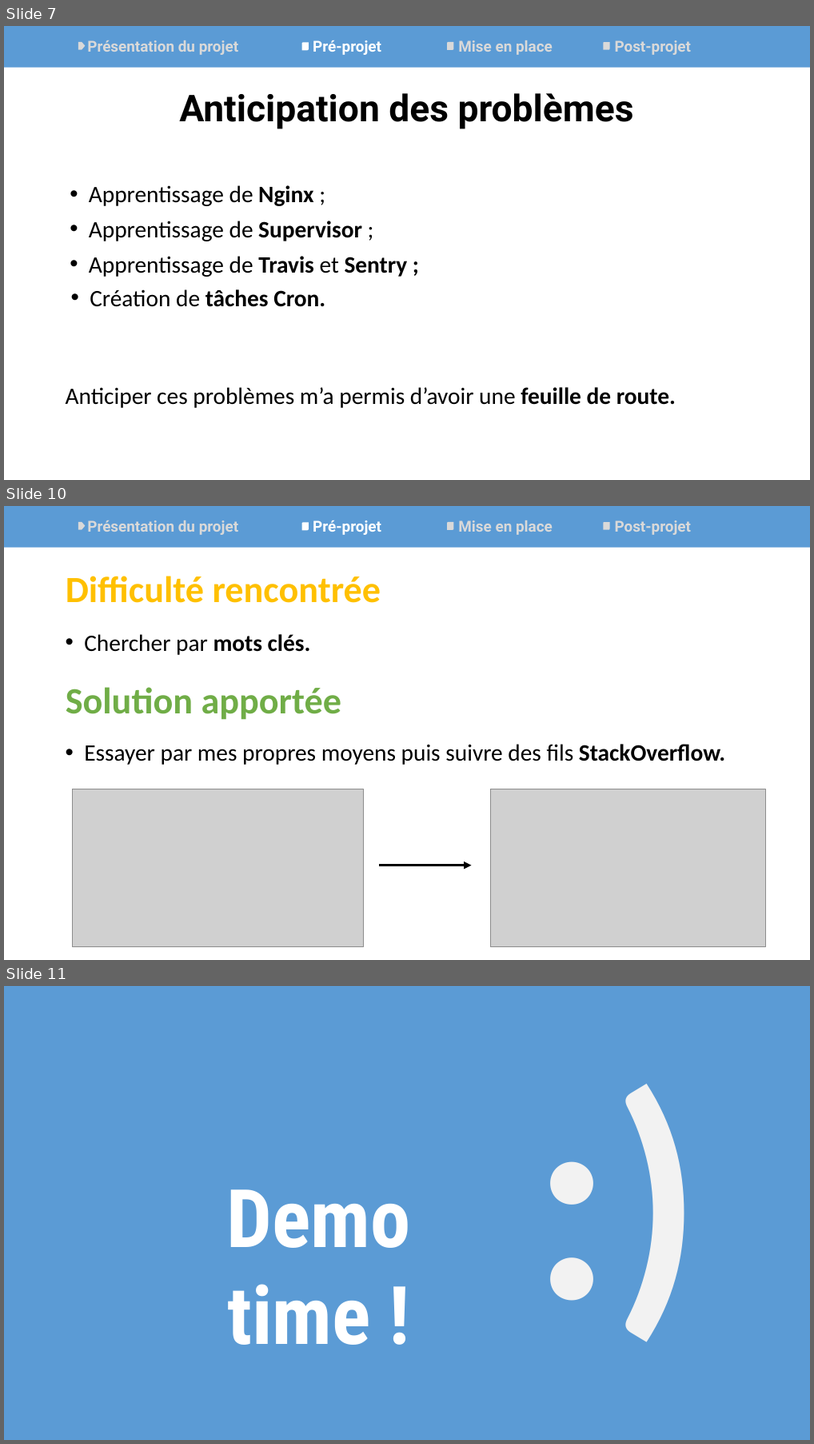
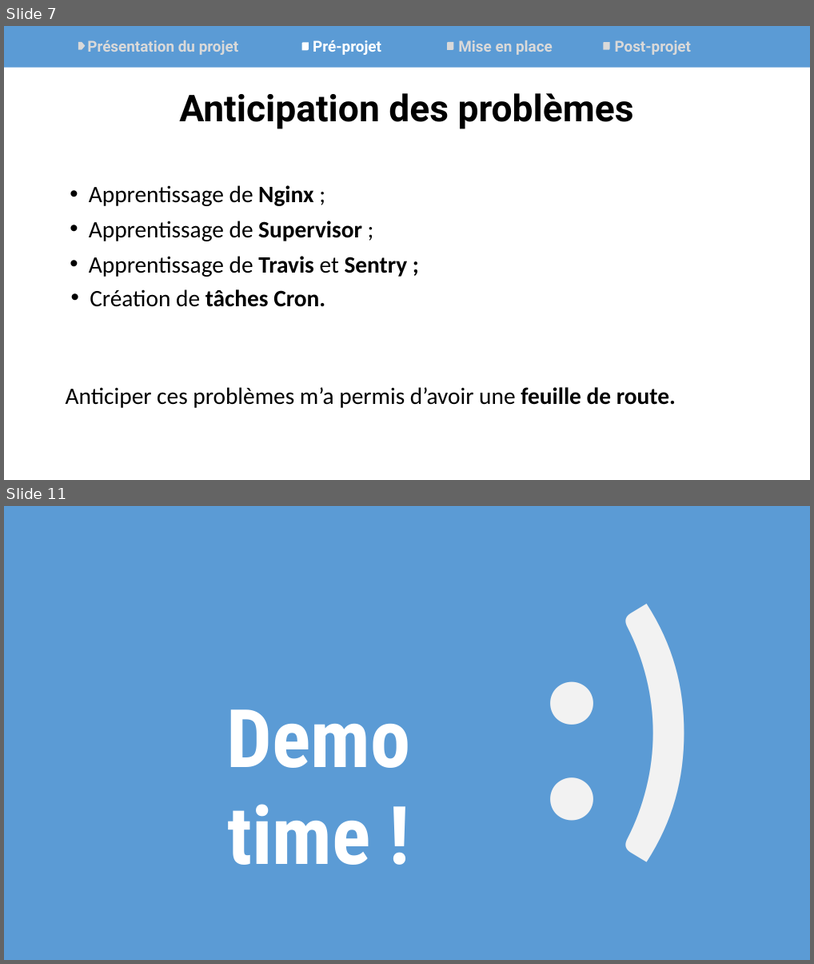
Before and after one commit to Synkied/OC_Projet-10, a slide deck: livrables/Projet10_Purbeurre_Nutellove.pptx. Shown one above the other, each under a label of ours: slides 7, 10 and 11 before the commit, slides 7 and 11 after it; the slides between them are not shown. The pictures are 814x1444 and 814x964 pixels, drawn with LibreOffice and Linux fonts; fonts in the diff are those of the drawing; grey boxes stand for pictures. Boxes give left, top, right and bottom in pixels: in the first picture for what was removed or moved away, otherwise in the second. Text is boxed around its words. In the diff, an @@ line names an element or a change of style, - is before the commit and + after.

```diff
--- a/livrables/Projet10_Purbeurre_Nutellove.pptx
+++ b/livrables/Projet10_Purbeurre_Nutellove.pptx
@@ slide 10 removed at bbox=[4, 506, 810, 960], background #FFFFFF @@
@@ rectangle removed at bbox=[4, 506, 810, 547] @@
@@ pentagon arrow removed at bbox=[78, 522, 85, 529] @@
@@ text removed at bbox=[87, 520, 238, 535] @@
-Présentation du projet
@@ round diag rect removed at bbox=[302, 522, 309, 530] @@
@@ text removed at bbox=[313, 520, 382, 535] @@
-Pré-projet
@@ round diag rect removed at bbox=[447, 522, 454, 529] @@
@@ text removed at bbox=[458, 520, 553, 535] @@
-Mise en place
@@ round diag rect removed at bbox=[603, 522, 610, 530] @@
@@ text removed at bbox=[615, 520, 692, 535] @@
-Post-projet
@@ text removed at bbox=[66, 576, 382, 603] @@
-Difficulté rencontrée
@@ text removed at bbox=[84, 634, 311, 655] @@
-• Chercher par mots clés.
@@ text removed at bbox=[66, 687, 342, 720] @@
-Solution apportée
@@ text removed at bbox=[84, 744, 726, 764] @@
-• Essayer par mes propres moyens puis suivre des fils StackOverflow.
@@ picture removed at bbox=[72, 789, 363, 947] @@
@@ picture removed at bbox=[491, 789, 766, 947] @@
@@ arrow removed from (379, 865) to (472, 865) @@
```
Also in this commit, not shown: 3 slides changed, 1 slide added, 16 other files.
